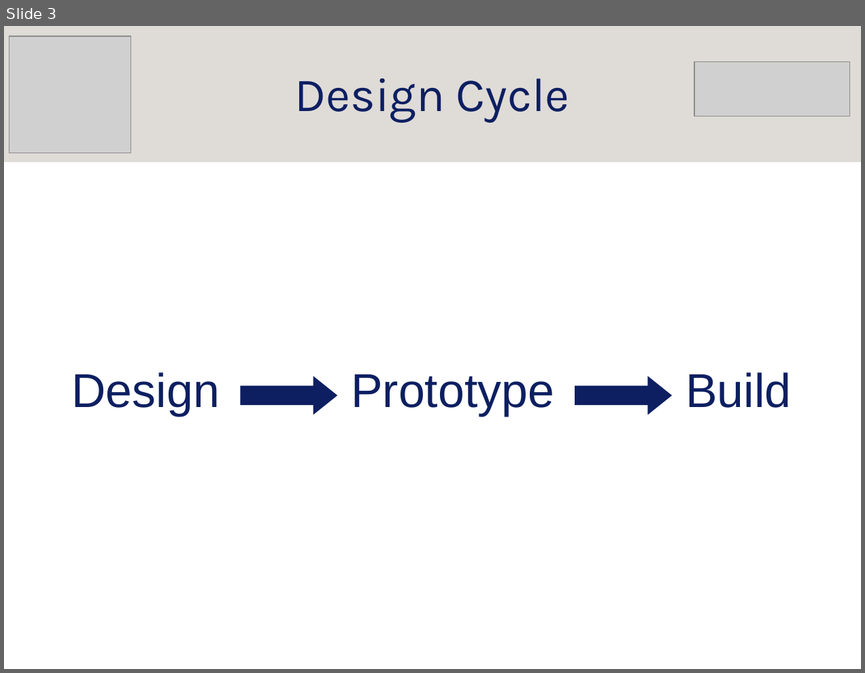
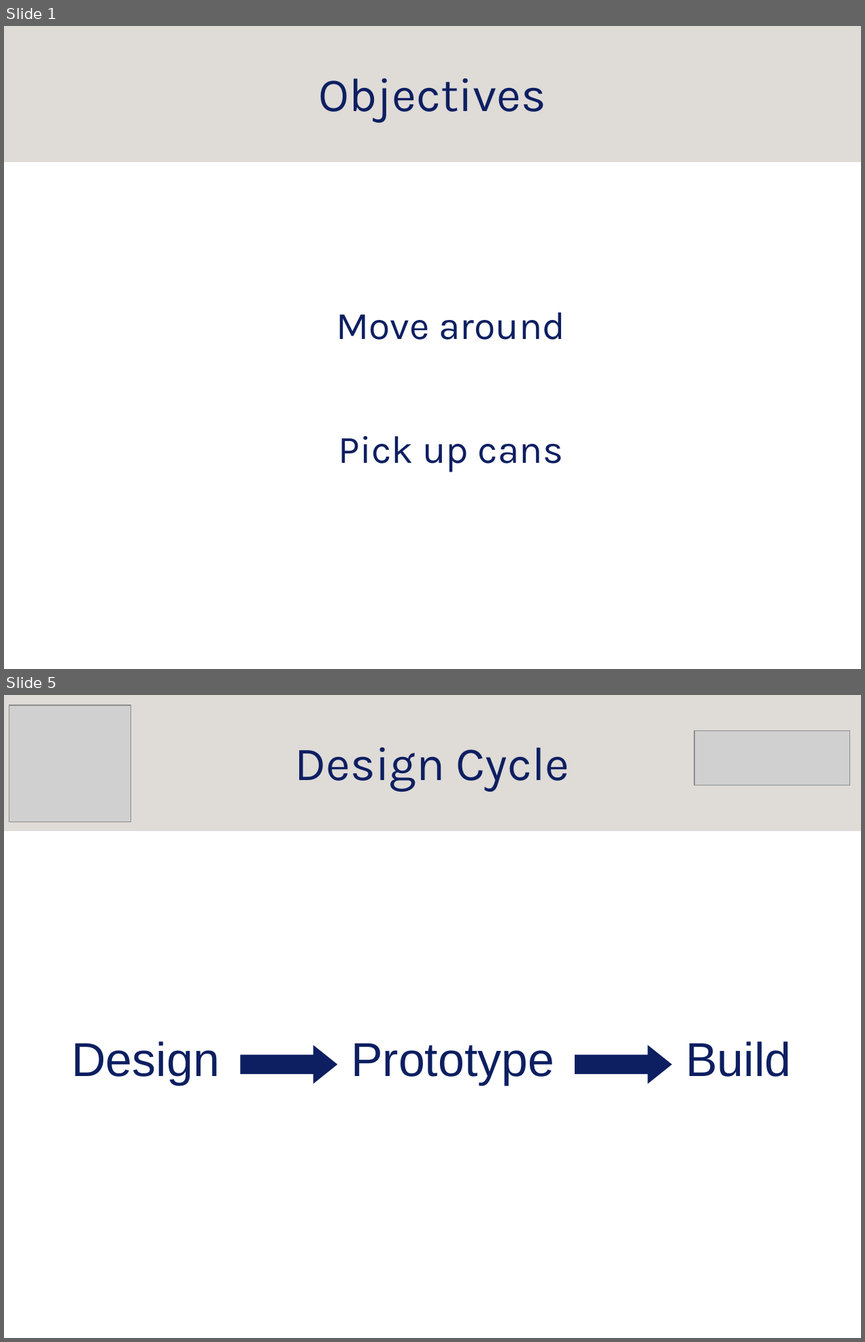
Before and after one commit to srobo-legacy/kickstart-presentations, a slide deck: mech/mech.odp. Shown one above the other, each under a label of ours: slide 3 before the commit, slides 1 and 5 after it; the slides between them are not shown. The pictures are 865x673 and 865x1342 pixels, drawn with LibreOffice and Linux fonts; fonts in the diff are those of the drawing; grey boxes stand for pictures; background and template pictures are left out. Boxes give left, top, right and bottom in pixels: in the first picture for what was removed or moved away, otherwise in the second. Text is boxed around its words. In the diff, an @@ line names an element or a change of style, - is before the commit and + after.

```diff
--- a/mech/mech.odp
+++ b/mech/mech.odp
@@ slide 1 added at [4,26,861,669], background #FFFFFF @@
@@ rectangle added at [4,26,861,162], fill #DFDBD7 @@
@@ title added at [318,78,546,123], 44 pt, text #0D1F61 @@
+Objectives
@@ text added at [336,312,565,472], 36 pt, text #0D1F61 @@
+Move around
+Pick up cans
@@ what was slide 3 is now slide 5 @@
```
Also in this commit, not shown: 16 slides changed, 5 other slides added, 3 slides removed, 3 other files.
